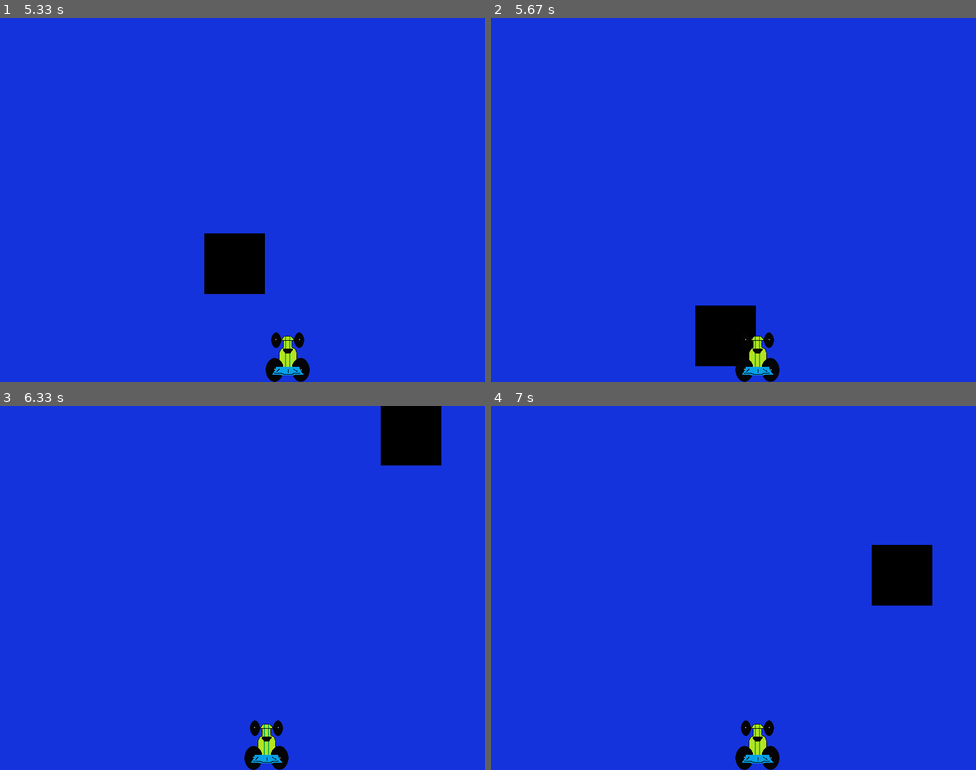
Above: before the commit, frames 1-4 (two rows, left to right).
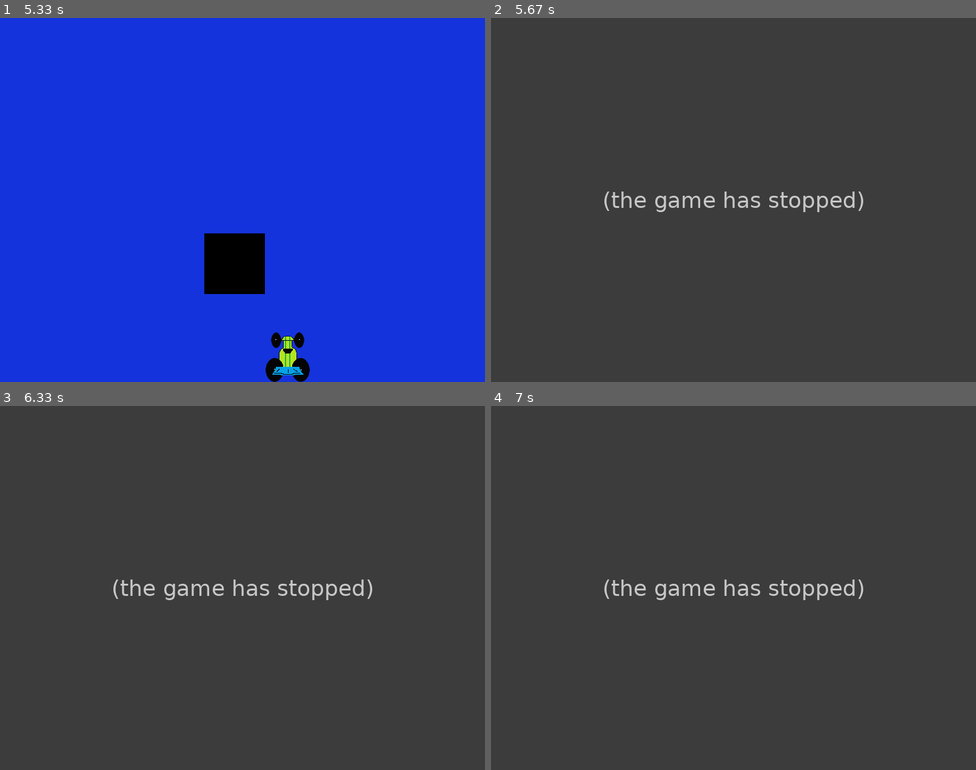
Above: after the commit, the same moments.

Repository: IsmaBH/Python-Pruebas
Game: pygame game, started from Pygame-Course/Coches.py
Same seed, same stepped clock (60 frames per second), same inputs: the game is played once before the commit and once after it.
Inputs:
- Up to frame 1 (5.33 s): hold Right 0.33-0.8 s; hold Right 0.83-1.3 s; hold Left 1.33-1.87 s; hold Left 1.9-2.3 s; hold Right 2.33-2.97 s; hold Left 3-3.47 s; hold Right 3.5-3.97 s; hold Right 4-4.47 s; hold Left 4.5-5.03 s; hold Left from 5.07 s (still down)
- Up to frame 2 (5.67 s): release Left at 5.47 s
- Up to frame 3 (6.33 s): no input
- Up to frame 4 (7 s): no input

Frame 1 is identical in both runs. In frame 2, 100% of the frame differs, in the area x 0-100%, y 0-100%; in frame 3, 100%; in frame 4, 100%.
After the commit the program exited at 5.52 s; later frames show no game.

Commit message:
Deteccion de colisiones Se implementa una version sencilla de la deteccion de coliciones

Diff:
--- a/Pygame-Course/Coches.py
+++ b/Pygame-Course/Coches.py
@@ -26,6 +26,16 @@
 #Funciones para el bloque
 def bloque(bloque_x, bloque_y, bloque_ancho, bloque_alto, color):
 	pygame.draw.rect(canvas,color,(bloque_x,bloque_y, bloque_ancho, bloque_alto))
+#Funcion de colision
+def bloque_choca():
+	if (bloque_inicio_y + bloque_alto > y):
+		if (x+imagen_coche.get_width() > bloque_inicio_x and x < bloque_inicio_x + bloque_ancho):
+			return True
+	return False
+def crash():
+	print("Te has chocado")
+	pygame.quit()
+	sys.exit(0)
 #Inicializacion de las variables de ventana
 pygame.init()
 canvas = pygame.display.set_mode((ANCHO_V,ALTURA_V))
@@ -52,6 +62,9 @@
 	if bloque_inicio_y > ALTURA_V:
 	 	bloque_inicio_y = -bloque_alto
 	 	bloque_inicio_x = random.randint(0,ANCHO_V - bloque_ancho)
+	#Comprobar si se ha chocado
+	if bloque_choca():
+		crash()
 	#Se dibuja el plano de juego
 	canvas.fill(SKY_BLUE)
 	#Aqui se dibuja el bloque
